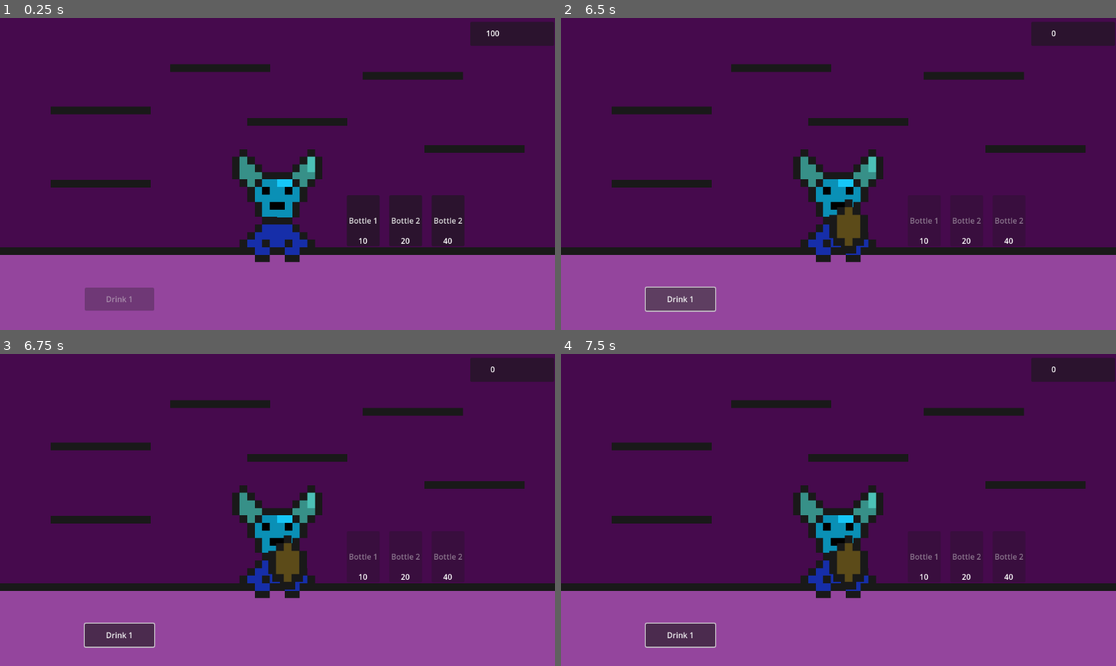
Above: before the commit, frames 1-4 (two rows, left to right).
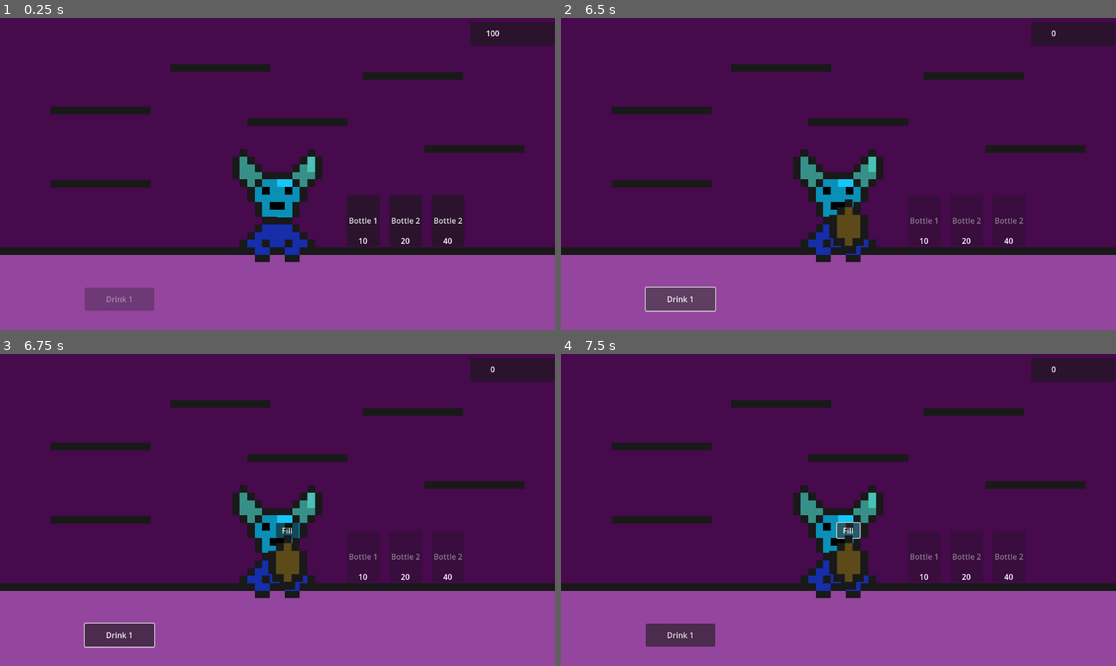
Above: after the commit, the same moments.

Repository: BlackGSS/IdleBar
Game: Godot game, scene res://Scenes/main.tscn
Same seed, same stepped clock (60 frames per second), same inputs: the game is played once before the commit and once after it.
Inputs (mouse positions are in pixels of both pictures, inside the frame that each line leads up to):
- Up to frame 1 (0.25 s): no input
- Up to frame 2 (6.5 s): click "Bottle 1" at 0.5 s; click "Bottle 2" at 1.25 s; click "Bottle 2" at 2 s; click "Drink 1" at 2.75 s; click "Bottle 1" at 3.5 s; click "Bottle 2" at 4.25 s; click "Drink 1" at 5 s; click "Drink 1" at 5.75 s
- Up to frame 3 (6.75 s): tap Enter at 6.5 s; move the mouse to (399, 494) at 6.52 s; click (399, 494) at 6.67 s
- Up to frame 4 (7.5 s): click (849, 531) at 7.25 s, where only the run after the commit has a clickable "Fill"

Frames 1-2 are identical in both runs. In frame 3, 0.2% of the frame differs, in the area x 49-54%, y 54-60%; in frame 4, 0.4%, in the area x 15-55%, y 53-95%.
Error before the commit: Invalid call. Nonexistent function 'size' in base 'ColorRect (sipBottle.gd)'. (res://Scripts/UI/drinkButton.gd:14)

Commit message:
+Drink button now check for no empty bottles + Refill buton showing

Diff:
--- a/Scenes/bottle1.tscn
+++ b/Scenes/bottle1.tscn
@@ -1,7 +1,8 @@
-[gd_scene load_steps=4 format=3 uid="uid://chq6ida8mh0ti"]
+[gd_scene load_steps=5 format=3 uid="uid://chq6ida8mh0ti"]
 
-[ext_resource type="Script" path="res://Scripts/bottleMovement.gd" id="1_7e7gt"]
-[ext_resource type="Script" path="res://Scripts/sipBottle.gd" id="2_xe2on"]
+[ext_resource type="Script" path="res://Scripts/Bottles/bottleMovement.gd" id="1_3p5l0"]
+[ext_resource type="Script" path="res://Scripts/Bottles/sipBottle.gd" id="2_sl16y"]
+[ext_resource type="Script" path="res://Scripts/UI/refillBottleButton.gd" id="3_baao7"]
 
 [sub_resource type="RectangleShape2D" id="RectangleShape2D_vn7lg"]
 size = Vector2(48, 22)
@@ -9,7 +10,7 @@
 [node name="Bottle1" type="Area2D"]
 position = Vector2(1, 32)
 collision_mask = 3
-script = ExtResource("1_7e7gt")
+script = ExtResource("1_3p5l0")
 
 [node name="CollisionShape2D" type="CollisionShape2D" parent="."]
 position = Vector2(0, -11)
@@ -38,7 +39,7 @@
 scale = Vector2(-1, -1)
 size_flags_vertical = 8
 color = Color(0.362768, 0.295823, 0.0992293, 1)
-script = ExtResource("2_xe2on")
+script = ExtResource("2_sl16y")
 
 [node name="ColorRect2" type="ColorRect" parent="BottleDraw"]
 layout_mode = 0
@@ -115,5 +116,23 @@
 offset_bottom = 32.0
 color = Color(0.0980392, 0.0980392, 0.0980392, 1)
 
+[node name="Refill" type="Control" parent="."]
+layout_mode = 3
+anchors_preset = 0
+offset_right = 40.0
+offset_bottom = 40.0
+script = ExtResource("3_baao7")
+
+[node name="RefillButton" type="Button" parent="Refill"]
+visible = false
+layout_mode = 0
+offset_left = -24.0
+offset_top = -138.0
+offset_right = 23.0
+offset_bottom = -107.0
+text = "Fill"
+
 [connection signal="area_entered" from="." to="." method="_on_area_entered"]
 [connection signal="area_exited" from="." to="." method="_on_area_exited"]
+[connection signal="on_bottle_empty" from="BottleDraw/Fill" to="Refill" method="_on_fill_on_bottle_empty"]
+[connection signal="button_down" from="Refill/RefillButton" to="BottleDraw/Fill" method="_on_refill_button_down"]
--- a/Scenes/bottle2.tscn
+++ b/Scenes/bottle2.tscn
@@ -1,6 +1,6 @@
 [gd_scene load_steps=4 format=3 uid="uid://bdgns6qu3s2n1"]
 
-[ext_resource type="Script" path="res://Scripts/bottleMovement.gd" id="1_p8f6p"]
+[ext_resource type="Script" path="res://Scripts/Bottles/bottleMovement.gd" id="1_p8f6p"]
 [ext_resource type="Script" path="res://Scripts/timeoutMoney.gd" id="3_jnwbc"]
 
 [sub_resource type="RectangleShape2D" id="RectangleShape2D_vn7lg"]
--- a/Scenes/bottle3.tscn
+++ b/Scenes/bottle3.tscn
@@ -1,6 +1,6 @@
 [gd_scene load_steps=4 format=3 uid="uid://wxknjc3gy4kp"]
 
-[ext_resource type="Script" path="res://Scripts/bottleMovement.gd" id="1_o2enk"]
+[ext_resource type="Script" path="res://Scripts/Bottles/bottleMovement.gd" id="1_o2enk"]
 [ext_resource type="Script" path="res://Scripts/timeoutMoney.gd" id="2_a7uir"]
 
 [sub_resource type="RectangleShape2D" id="RectangleShape2D_vn7lg"]
--- a/Scenes/main.tscn
+++ b/Scenes/main.tscn
@@ -3,7 +3,7 @@
 [ext_resource type="PackedScene" uid="uid://c6in8q35388ef" path="res://Scenes/mesa.tscn" id="1_bpvnu"]
 [ext_resource type="Script" path="res://Scripts/moneyControl.gd" id="1_n0omi"]
 [ext_resource type="PackedScene" uid="uid://3cvc32advs0g" path="res://Scenes/personaje.tscn" id="2_64kcg"]
-[ext_resource type="Script" path="res://Scripts/instantiateBottle.gd" id="4_o4pmv"]
+[ext_resource type="Script" path="res://Scripts/Bottles/instantiateBottle.gd" id="4_o4pmv"]
 [ext_resource type="Script" path="res://Scripts/UI/moneyUI.gd" id="5_xa7pq"]
 [ext_resource type="PackedScene" uid="uid://co76un5efyq7y" path="res://Scenes/button_bottle.tscn" id="6_a2f2v"]
 [ext_resource type="PackedScene" uid="uid://bcy0logmr2826" path="res://Scenes/shelf.tscn" id="7_khtm8"]
--- /dev/null
+++ b/Scripts/Bottles/sipBottle.gd
@@ -0,0 +1,20 @@
+extends ColorRect
+
+var originalSize
+var lessYSize
+signal on_bottle_empty
+signal on_bottle_refilled
+
+# Called when the node enters the scene tree for the first time.
+func _ready():
+	originalSize = size.y
+	lessYSize = size.y / 4
+
+func sip():
+	size.y -= lessYSize
+	if(size.y <= 0):
+		on_bottle_empty.emit()
+
+func _on_refill_button_down():
+	size.y = originalSize
+	on_bottle_refilled.emit()
--- a/Scripts/UI/drinkButton.gd
+++ b/Scripts/UI/drinkButton.gd
@@ -8,13 +8,21 @@
 
 func _on_button_down():
 	var bottles = get_tree().get_nodes_in_group("Bottles" + str(bottleType))
+	var currentNotEmptyBottles = Array()
 	for bottle in bottles:
 		var filling = bottle.get_node("BottleDraw/Fill")
-		filling.sip()
-		if(!disabled && filling.size() == 0):
-			disabled = true;
+		if(filling.size.y > 0):
+			currentNotEmptyBottles.append(filling)
 
-	clickDrinkBottle.emit(bottleType)
+	if(currentNotEmptyBottles.size() > 0):
+		for bottle in currentNotEmptyBottles:
+			bottle.sip()
+			clickDrinkBottle.emit(bottleType)
+			if(bottle.size.y == 0):
+				currentNotEmptyBottles.erase(bottle)
+
+	if(currentNotEmptyBottles.size() == 0):
+		disabled = true
 
 func _on_main_create_bottle(bottleType):
 	if(disabled && bottleType == self.bottleType):
--- /dev/null
+++ b/Scripts/UI/refillBottleButton.gd
@@ -0,0 +1,6 @@
+extends Node
+
+@onready var refillButton = $RefillButton
+
+func _on_fill_on_bottle_empty():
+	refillButton.visible = true
--- a/Scripts/sipBottle.gd
+++ /dev/null
@@ -1,10 +0,0 @@
-extends ColorRect
-
-var lessYSize
-
-# Called when the node enters the scene tree for the first time.
-func _ready():
-	lessYSize = size.y / 4
-
-func sip():
-	size.y -= lessYSize
Renamed: Scripts/bottleMovement.gd -> Scripts/Bottles/bottleMovement.gd
Renamed: Scripts/instantiateBottle.gd -> Scripts/Bottles/instantiateBottle.gd
